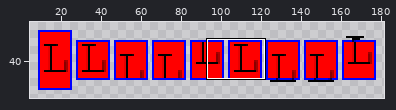
Sprite sheet, stored at tests/TestFiles/Skia/Controls/TextBlock/RestrictedHeight_VerticalAlign.expected.png. The first picture is a wide view before the edit; the outline marks the close-up.
Close-up. Earlier state:
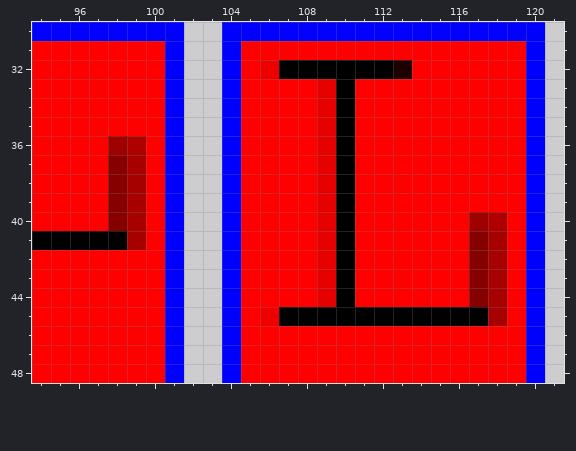
The file is 190x80 pixels. Shown: x 94..121, y 30..48. The wide view leaves out empty margins. The commit also changed other parts of the picture, which this record leaves out.
After the commit:
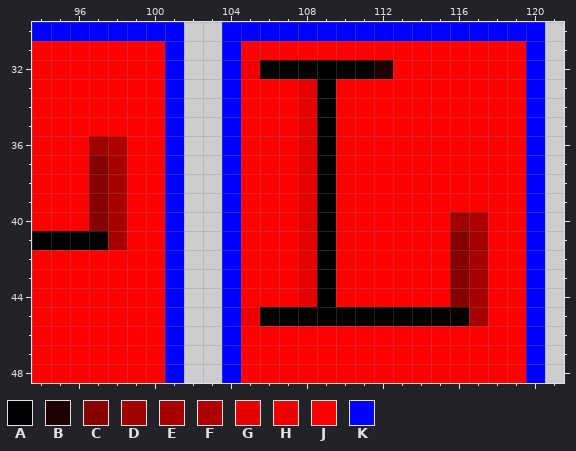
Palette (. is transparent): A #000000  B #1f0000  C #870000  D #9f0000  E #a70000  F #af0000  G #e70000  H #ef0000  J #ff0000  K #0000ff
Change:
Colour A replaces colour G in rows 33 to 44 at x 109.
Colour A replaces colour H in row 32 at x 106; in row 45 at x 106.
Colour B replaces colour A in row 32 at x 112.
Colour C replaces colour J in rows 37 to 40 at x 97; in rows 41 to 44 at x 116.
Colour D replaces colour J in row 36 at x 97; in row 40 at x 116.
Colour E replaces colour A in row 41 at x 98; in row 45 at x 117.
Colour E replaces colour C in rows 37 to 40 at x 98; in rows 41 to 44 at x 117.
Colour F replaces colour D in row 36 at x 98; in row 40 at x 117.
Colour G replaces colour J in rows 33 to 44 at x 108.
Colour H replaces colour J in row 32 at x 105; in row 45 at x 105.
Colour J replaces colour A in rows 33 to 44 at x 110.
Colour J replaces colour B in row 32 at x 113.
Colour J replaces colour E in rows 37 to 40 at x 99; in row 41 at x 99 and 118; in rows 42 to 45 at x 118.
Colour J replaces colour F in row 36 at x 99; in row 40 at x 118.
Boxes around the changes in both close-ups, in picture pixels (x1, y1, x2, y2):
changed: (241, 60, 412, 326)
changed: (89, 136, 146, 250)
changed: (450, 212, 507, 326)
